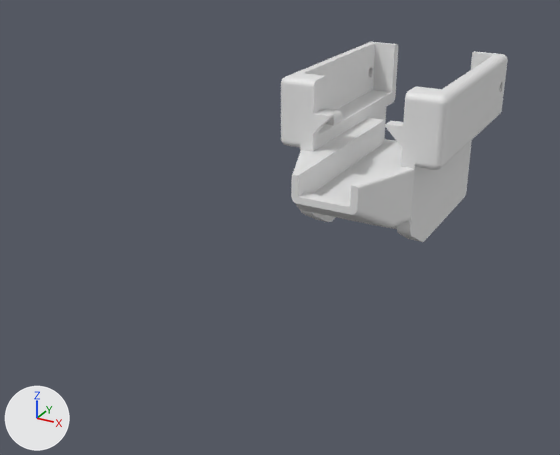
The Blender file dual/payloadN.blend, before and after one commit.
Before and after are seen from a camera (50 mm lens) standing at (20.3, -47.9, 19.5) and looking at (-3.2, -5.1, -1.9). Every picture has the same lights, and +X, +Y and +Z are marked at lower left. The first picture is the older version. The same objects are shown in both versions, whatever each file hides.

Names of what the first picture shows: 'payload'.
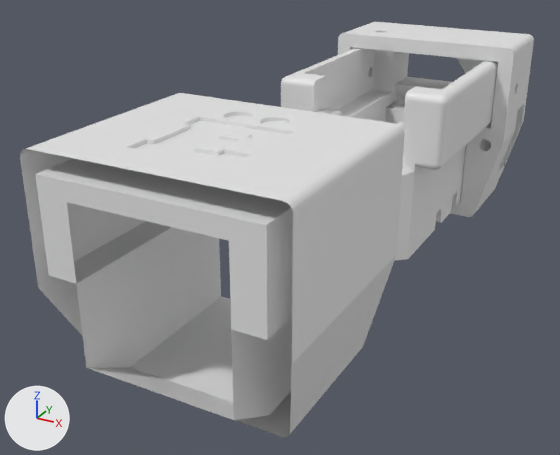
Location of each change, [x1, y1, x2, y2] in pixels of the pictures (560 x 455 px):
'shell', added
    after: [20, 93, 405, 437]
'payload', reshaped, moved, turned
    before: [281, 42, 508, 242]
    after: [281, 48, 498, 260]
'cap.001', added
    after: [338, 22, 534, 217]

The change, as a list of edits to the scene's bpy script:
```text
Add me_shell:
    me_shell.from_pydata(...)  # 326 vertices, 598 faces; spans x -7.3..7.3, y -6.6..7.6, z -4.23..8.32
Add me_cap_001:
    me_cap_001.from_pydata(...)  # 1027 vertices, 2094 faces; spans x -6.56..8.04, y -4.1..10.1, z -7.68..-0.27
Change ob_payload:
    ob_payload: bpy.data.objects.new('payload', me_payload_001) -> bpy.data.objects.new('payload', me_probe_cavity)
    ob_payload.location: (0.0, -3.15, 9.88) -> (0.0, -4.5, 0.0)
    ob_payload.rotation_euler: (-1.571, 0.0, 0.0) -> (0.0, 6.283, 0.0)  # degrees (-90, 0, 0) -> degrees (0, 360, 0)
Add ob_shell:
    ob_shell = bpy.data.objects.new('shell', me_shell)
    ob_shell.location = (0.0, -19.15, 1.65)
    ob_shell.rotation_euler = (-1.571, 0.0, 0.0)  # degrees (-90, 0, 0)
Add ob_cap_001:
    ob_cap_001 = bpy.data.objects.new('cap.001', me_cap_001)
    ob_cap_001.location = (-0.7, 20.08, 4.18)
    ob_cap_001.rotation_euler = (-1.571, 0.0, 0.0)  # degrees (-90, 0, 0)
```
